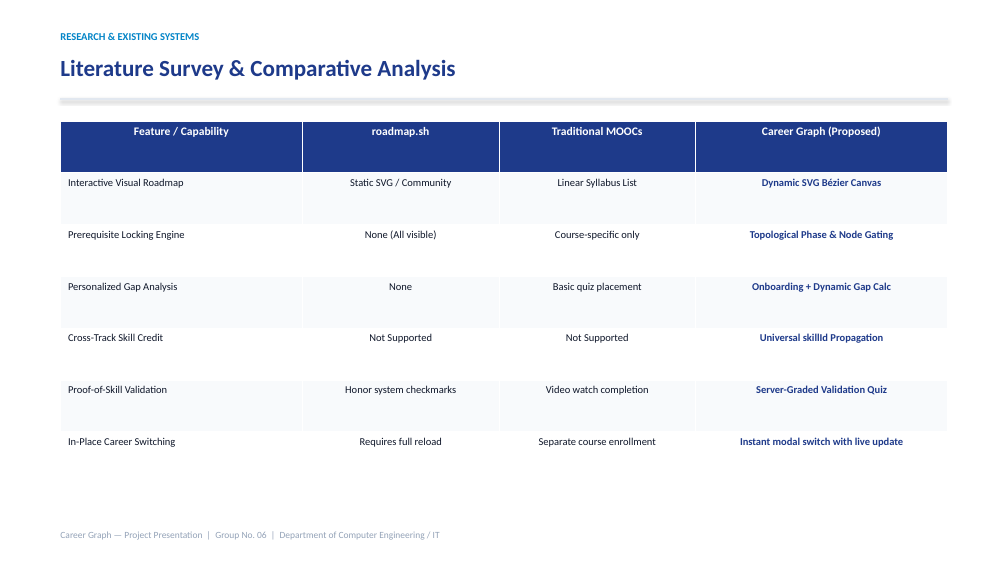
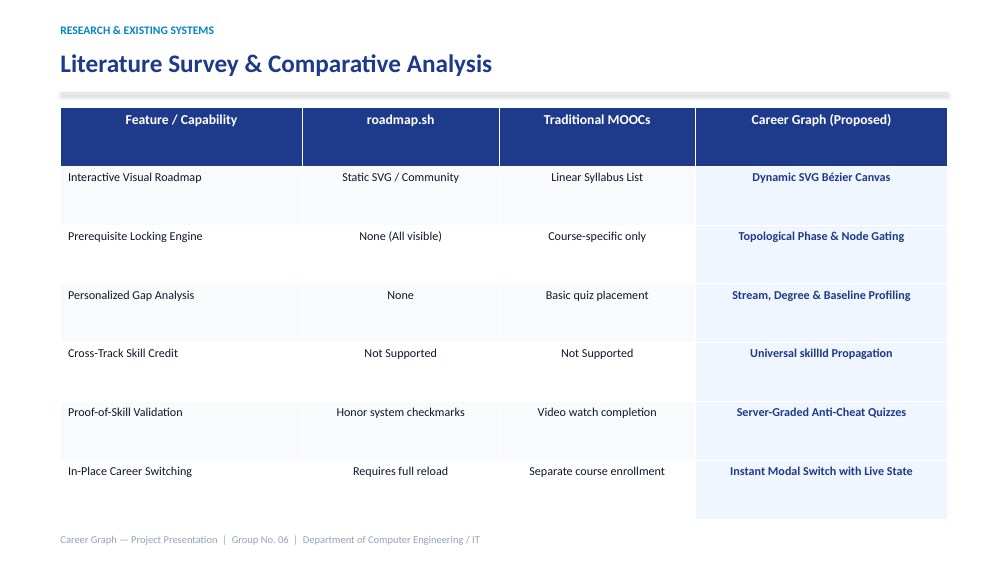
Before and after one commit to Pegasus707/Career-Graph, a slide deck: slide 4 of CareerGraph_Project_Presentation.pptx. Drawn at 1008x567 pixels with LibreOffice and Linux fonts; fonts in the diff are those of the drawing. Boxes give left, top, right and bottom in pixels: in the first picture for what was removed or moved away, otherwise in the second. Text is boxed around its words. In the diff, an @@ line names an element or a change of style, - is before the commit and + after.

Commit message:
docs: improve presentation with larger fonts, high-res diagrams, and advantages/disadvantages slide

```diff
--- a/CareerGraph_Project_Presentation.pptx
+++ b/CareerGraph_Project_Presentation.pptx
@@ text "RESEARCH & EXISTING SYSTEMS": place and size @@
-text "RESEARCH & EXISTING SYSTEMS" at [60, 33, 199, 40]
+text "RESEARCH & EXISTING SYSTEMS" at [60, 26, 214, 34]
@@ text "RESEARCH & EXISTING SYSTEMS" at [60, 26, 214, 34]: size 10 to 11 pt @@
@@ text "Literature Survey & Comparative Analysis" at [60, 54, 492, 76]: size 22 to 24 pt @@
@@ table at [60, 107, 948, 520] @@
-row 4, column 4: Onboarding + Dynamic Gap Calc
+row 4, column 4: Stream, Degree & Baseline Profiling
-row 6, column 4: Server-Graded Validation Quiz
+row 6, column 4: Server-Graded Anti-Cheat Quizzes
-row 7, column 4: Instant modal switch with live update
+row 7, column 4: Instant Modal Switch with Live State
@@ fill #F8FAFC to #EFF6FF in 3 cells @@
@@ fill #FFFFFF to #EFF6FF in 3 cells @@
@@ size 11 to 13 pt in "Feature / Capability", "roadmap.sh", "Traditional MOOCs", "Career Graph (Proposed)" @@
@@ size 10 to 11.5 pt in "Interactive Visual Roadmap", "Static SVG / Community", "Linear Syllabus List", "Dynamic SVG Bézier Canvas" and 17 more places @@
@@ table: place and size @@
-table at [60, 121, 948, 484]
+table at [60, 107, 948, 520]
@@ rectangle: place and size @@
-rectangle at [60, 98, 948, 100]
+rectangle at [60, 92, 948, 94]
@@ text "Career Graph — Project Presentation ..." at [60, 536, 480, 545]: size 9 to 10 pt @@
```
Also in this commit, not shown: 11 other slides changed, 1 slide added, 1 slide removed, 3 other files.
